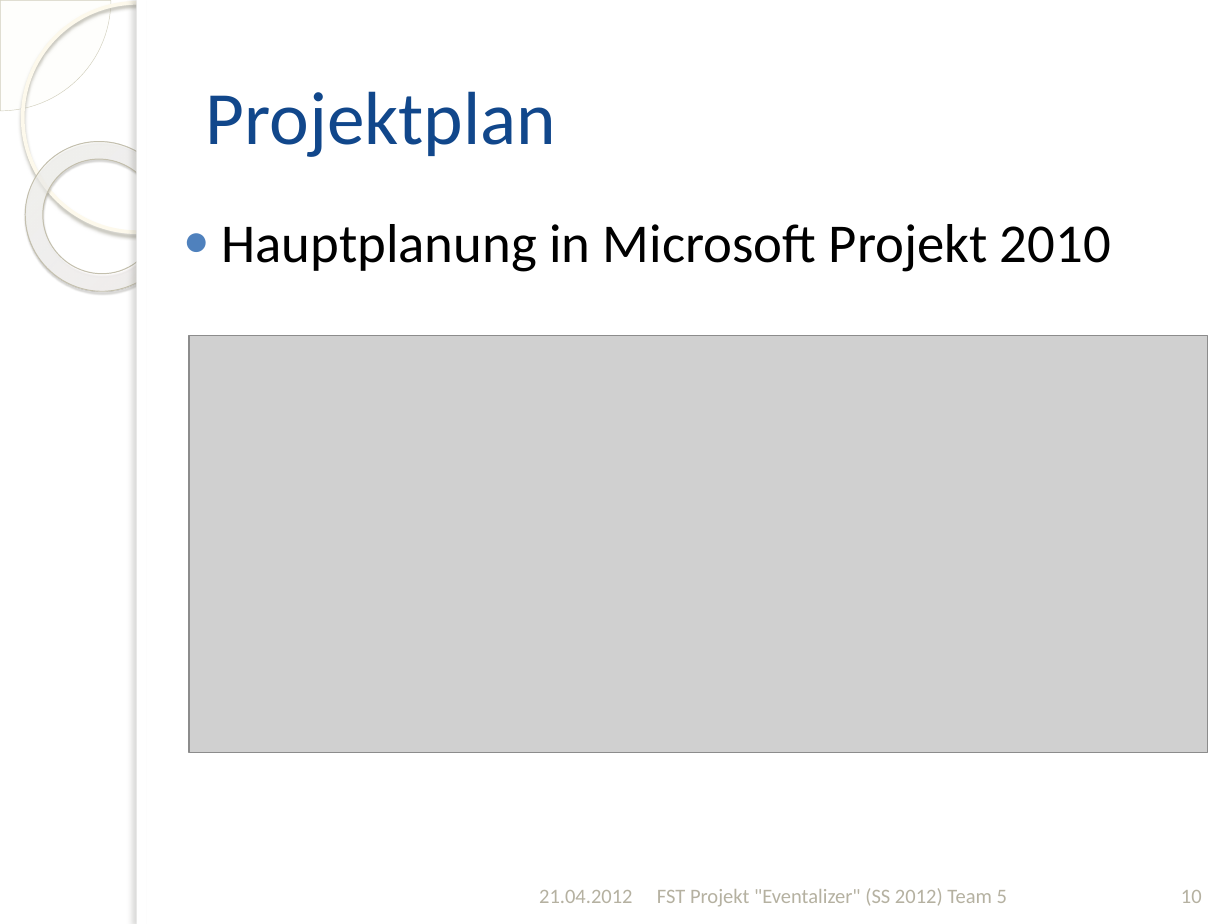
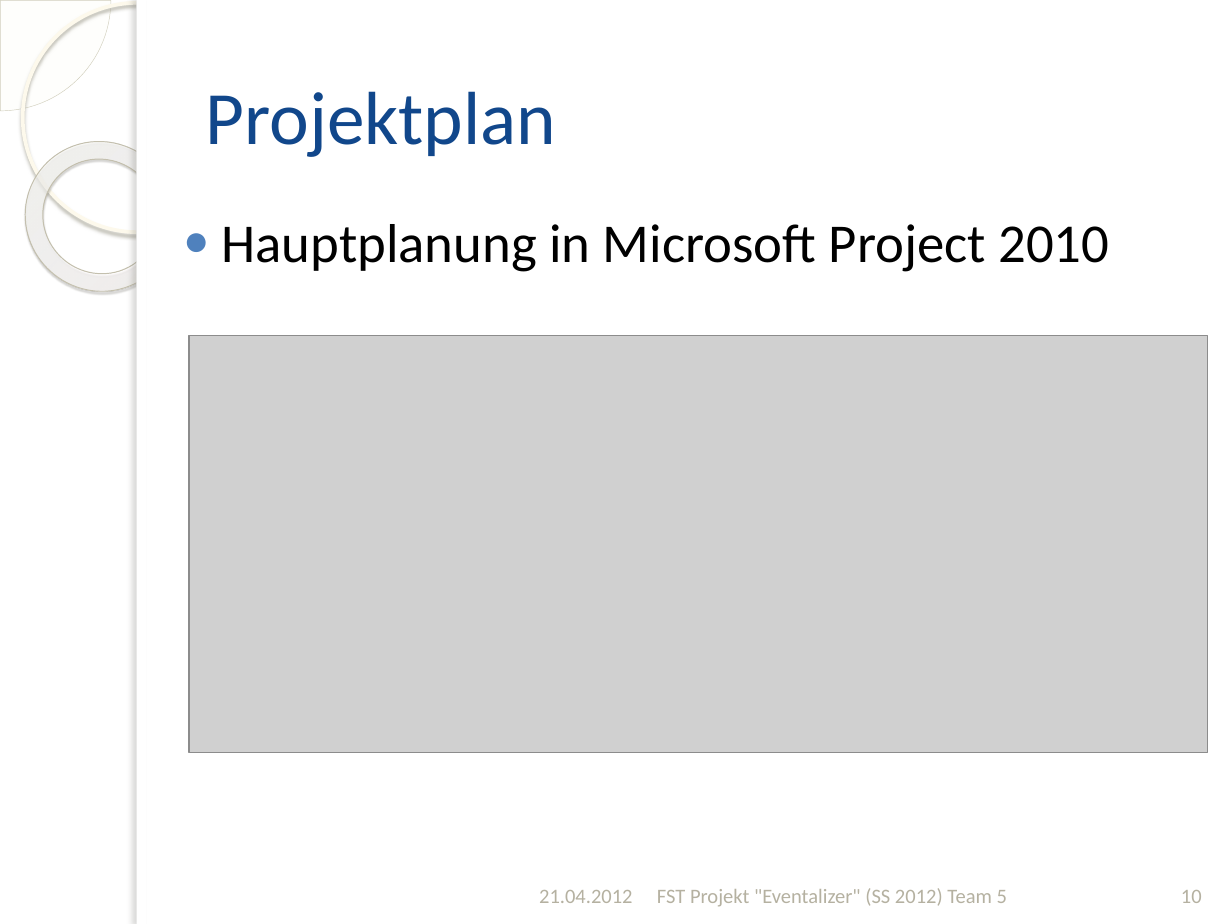
Before and after one commit to silkslostsoul/Eventalizer, a slide deck: slide 10 of Dokumente/Zwischenstand zum 2012-04-21_v2.pptx. Drawn at 1232x924 pixels with LibreOffice and Linux fonts; fonts in the diff are those of the drawing; grey boxes stand for pictures; background and template pictures are left out. Boxes give left, top, right and bottom in pixels: in the first picture for what was removed or moved away, otherwise in the second. Text is boxed around its words. In the diff, an @@ line names an element or a change of style, - is before the commit and + after.

Commit message:
Rechtschreibung Präsentation

```diff
--- a/Dokumente/Zwischenstand zum 2012-04-21_v2.pptx
+++ b/Dokumente/Zwischenstand zum 2012-04-21_v2.pptx
@@ text at bbox=[221, 224, 1109, 272]: text changed @@
-● Hauptplanung in Microsoft Projekt 2010
+● Hauptplanung in Microsoft Project 2010
```
